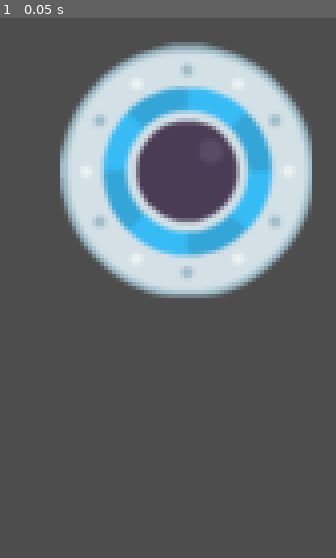
Above: before the commit, frame 1.
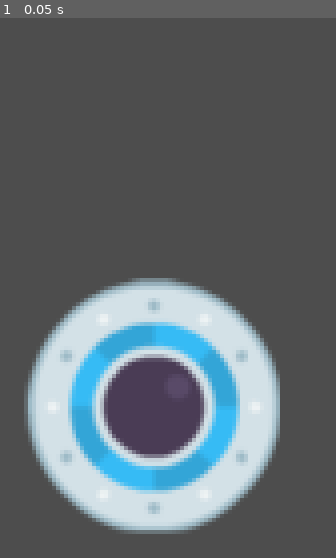
Above: after the commit, the same moment.

Repository: wdthor/Speedy-Saucer
Game: Godot game, scene res://rigid_body_2d.tscn
Two runs of this game, one before a commit and one after it. Both use one fixed random seed, a clock stepped at 60 frames per second and the inputs below. This scene is started directly instead of the project's main scene.
Inputs:
- Up to frame 1 (0.05 s): no input

The runs differ from the first frame. In frame 1, 48% of the frame differs, in the area x 7-93%, y 4-96%.

Commit message:
3- Rigidbody2d & Collision Shapes

Diff:
--- a/rigid_body_2d.tscn
+++ b/rigid_body_2d.tscn
@@ -1,10 +1,16 @@
-[gd_scene load_steps=2 format=3 uid="uid://bm5n3ljfgcd6n"]
+[gd_scene load_steps=3 format=3 uid="uid://bm5n3ljfgcd6n"]
 
 [ext_resource type="Texture2D" uid="uid://bpvgo134mjju6" path="res://ufoBlue.png" id="1_os25r"]
 
+[sub_resource type="CircleShape2D" id="CircleShape2D_oqnkl"]
+radius = 43.0
+
 [node name="Player" type="RigidBody2D"]
+position = Vector2(566, 250)
 gravity_scale = 0.0
 
 [node name="Sprite2D" type="Sprite2D" parent="."]
-position = Vector2(578, 165)
 texture = ExtResource("1_os25r")
+
+[node name="CollisionShape2D" type="CollisionShape2D" parent="."]
+shape = SubResource("CircleShape2D_oqnkl")
